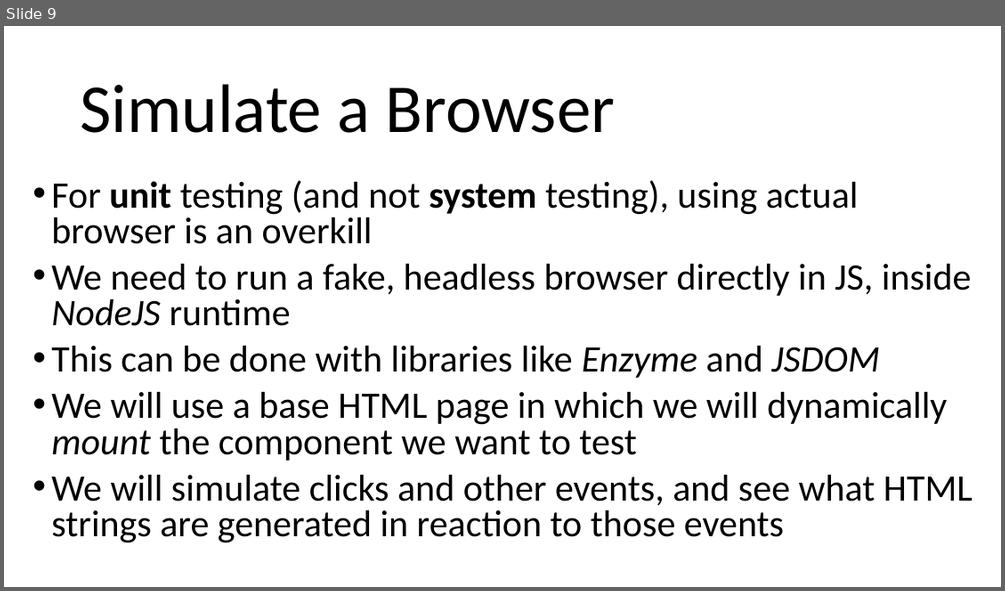
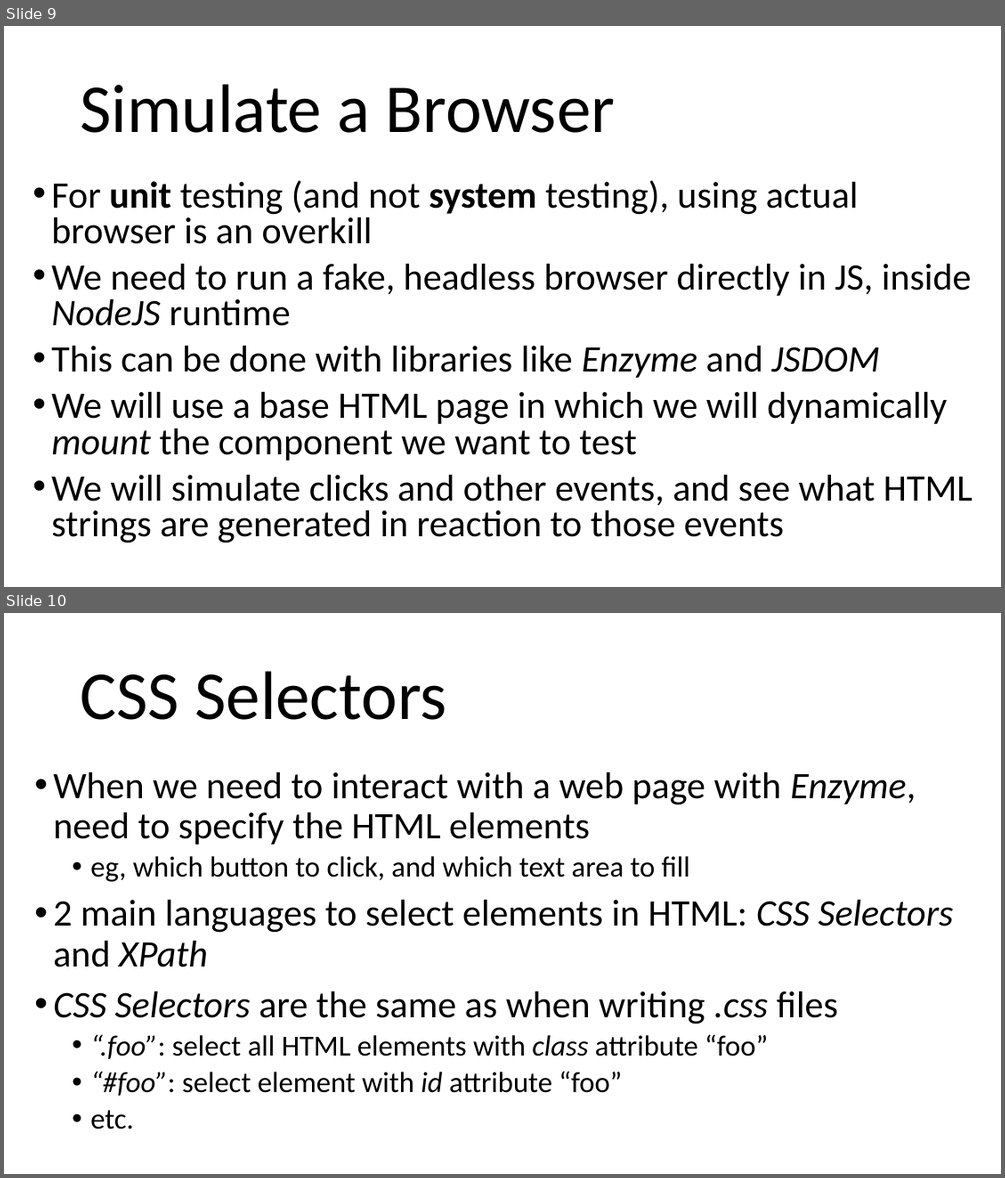
Before and after one commit to arcuri82/web_development_and_api_design, a slide deck: docs/slides/lesson_04.pptx. Shown one above the other, each under a label of ours: slide 9 before the commit, slides 9 and 10 after it. The pictures are 1005x591 and 1005x1178 pixels, drawn with LibreOffice and Linux fonts; fonts in the diff are those of the drawing. Boxes give left, top, right and bottom in pixels: in the first picture for what was removed or moved away, otherwise in the second. Text is boxed around its words. In the diff, an @@ line names an element or a change of style, - is before the commit and + after.

Commit message:
slide on CSS Selectors

```diff
--- a/docs/slides/lesson_04.pptx
+++ b/docs/slides/lesson_04.pptx
@@ slide 10 added at (x1=4, y1=613, x2=1001, y2=1174), background #FFFFFF @@
@@ title added at (x1=80, y1=671, x2=446, y2=720), 66 pt, text #000000 @@
+CSS Selectors
@@ text added at (x1=53, y1=772, x2=954, y2=1129), 36 pt, text #000000 @@
+• When we need to interact with a web page with Enzyme, need to specify the HTML elements
+  • eg, which button to click, and which text area to fill
+• 2 main languages to select elements in HTML: CSS Selectors and XPath
+• CSS Selectors are the same as when writing .css files
+  • “.foo”: select all HTML elements with class attribute “foo”
+  • “#foo”: select element with id attribute “foo”
+  • etc.
```
Also in this commit, not shown: 1 other file.
